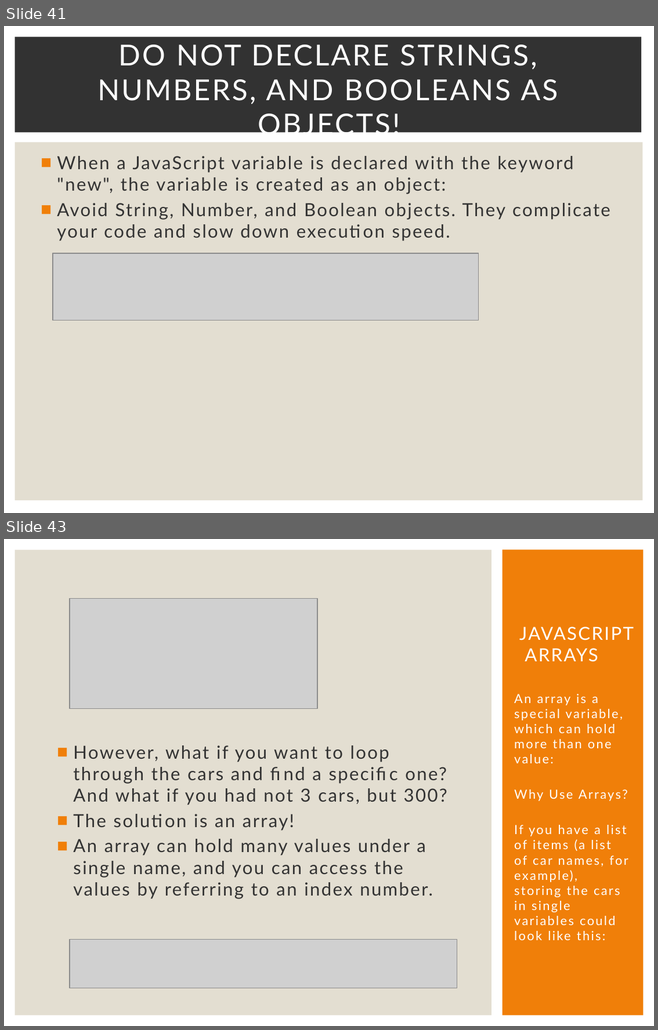
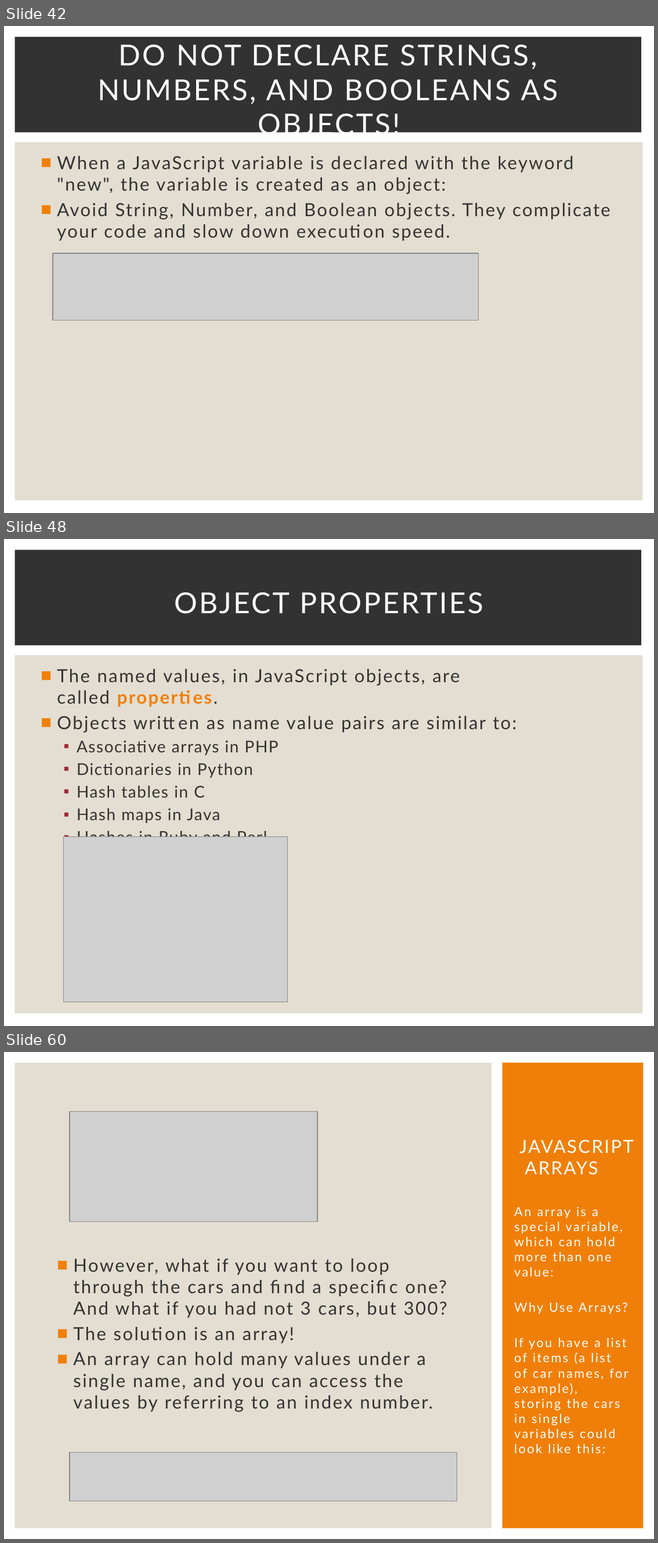
Before and after one commit to Karamihova/Fundamentals-JS, a slide deck: Programming Prep.pptx. Shown one above the other, each under a label of ours: slides 41 and 43 before the commit, slides 42, 48 and 60 after it; the slides between them are not shown. The pictures are 658x1030 and 658x1543 pixels, drawn with LibreOffice and Linux fonts; fonts in the diff are those of the drawing; grey boxes stand for pictures. Boxes give left, top, right and bottom in pixels: in the first picture for what was removed or moved away, otherwise in the second. Text is boxed around its words. In the diff, an @@ line names an element or a change of style, - is before the commit and + after.

```diff
--- a/Programming Prep.pptx
+++ b/Programming Prep.pptx
@@ slide 48 added at (x1=4, y1=539, x2=654, y2=1026), background #FFFFFF; not listed: 2 template elements that a slide beside it also shows @@
@@ title added at (x1=174, y1=592, x2=482, y2=614), 32 pt, text #FFFFFF @@
+OBJECT PROPERTIES
@@ text added at (x1=57, y1=669, x2=516, y2=837), 20 pt, text #323232 @@
+■ The named values, in JavaScript objects, are called properties.
+■ Objects written as name value pairs are similar to:
+  ▪ Associative arrays in PHP
+  ▪ Dictionaries in Python
+  ▪ Hash tables in C
+  ▪ Hash maps in Java
+  ▪ Hashes in Ruby and Perl
@@ picture added at (x1=64, y1=837, x2=288, y2=1002) @@
@@ what was slide 41 is now slide 42 @@
@@ what was slide 43 is now slide 60 @@
```
Also in this commit, not shown: 17 other slides added, 1 slide removed.
